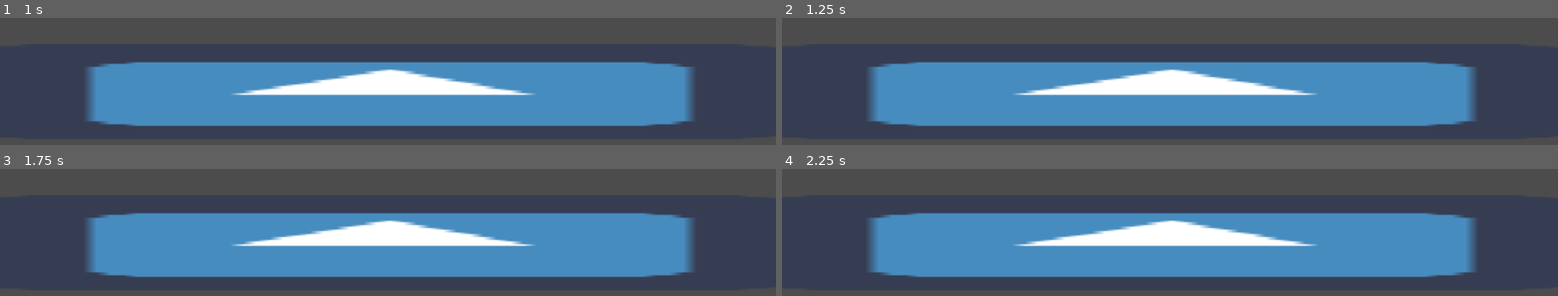
Above: before the commit, frames 1-4 (two rows, left to right).
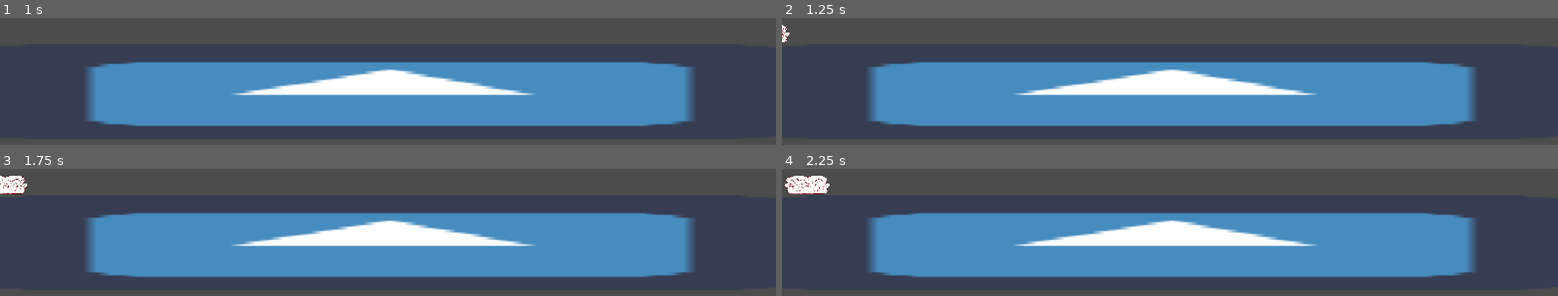
Above: after the commit, the same moments.

Repository: christophprenissl/sauce_game
Game: Godot game, scene res://Scenes/Game.tscn
The game is run twice, just before and just after one commit, with the same random seed, the same clock (stepped at 60 frames per second) and the same inputs. The engine's default icon, where the game draws it, is replaced by a stand-in: a white triangle on a blue panel in a dark square.
Inputs:
- Up to frame 1 (1 s): tap Enter at 0.5 s
- Up to frame 2 (1.25 s): no input
- Up to frame 3 (1.75 s): tap Space at 1.25 s
- Up to frame 4 (2.25 s): no input

Frame 1 is identical in both runs. In frame 2, less than 0.1% of the frame differs, in the area x 0-1%, y 5-20%; in frame 3, 0.5%; in frame 4, 0.7%, in the area x 0-7%, y 5-20%.

Commit message:
added music and movement to Dish

Diff:
--- a/GameObjects/ProductionLine.tscn
+++ b/GameObjects/ProductionLine.tscn
@@ -1,8 +1,7 @@
-[gd_scene load_steps=6 format=2]
+[gd_scene load_steps=5 format=2]
 
 [ext_resource path="res://icon.png" type="Texture" id=1]
 [ext_resource path="res://GameObjects/Dish.tscn" type="PackedScene" id=2]
-[ext_resource path="res://Scripts/Dish.gd" type="Script" id=3]
 
 [sub_resource type="SpriteFrames" id=1]
 animations = [ {
@@ -28,4 +27,3 @@
 
 [node name="Dish" parent="." instance=ExtResource( 2 )]
 position = Vector2( -1112, -192 )
-script = ExtResource( 3 )
--- a/Scenes/Game.tscn
+++ b/Scenes/Game.tscn
@@ -1,6 +1,7 @@
-[gd_scene load_steps=3 format=2]
+[gd_scene load_steps=4 format=2]
 
 [ext_resource path="res://GameObjects/ProductionLine.tscn" type="PackedScene" id=1]
+[ext_resource path="res://Music/Bossa.mp3" type="AudioStream" id=2]
 
 [sub_resource type="SpriteFrames" id=1]
 animations = [ {
@@ -17,3 +18,7 @@
 
 [node name="ProductionLine" parent="." instance=ExtResource( 1 )]
 position = Vector2( 950, 800 )
+
+[node name="MusicPlayer" type="AudioStreamPlayer2D" parent="."]
+stream = ExtResource( 2 )
+autoplay = true
--- a/Scripts/Dish.gd
+++ b/Scripts/Dish.gd
@@ -1,4 +1,5 @@
 extends Area2D
 
 func _process(delta):
-	position.x += delta
+	position.x += 100*delta
+	print(position)
--- a/project.godot
+++ b/project.godot
@@ -18,7 +18,6 @@
 
 window/size/width=1920
 window/size/height=1080
-window/size/resizable=false
 window/stretch/mode="2d"
 window/stretch/aspect="keep"
 
Not shown, added: Music/Bossa.mp3.import
Not shown, added: Music/Bossa.mp3
